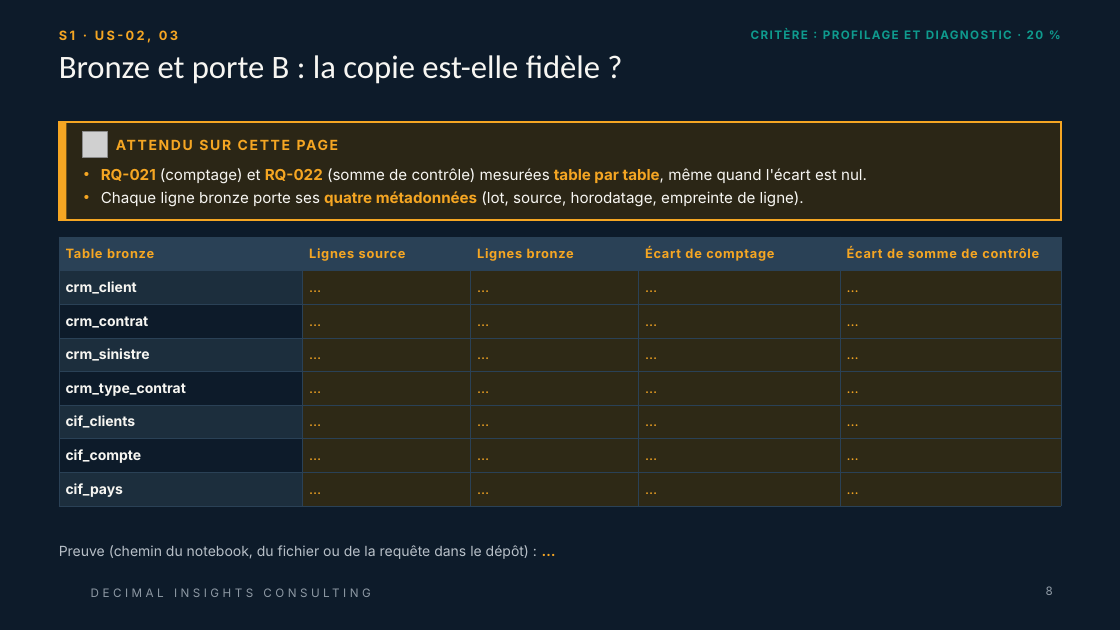
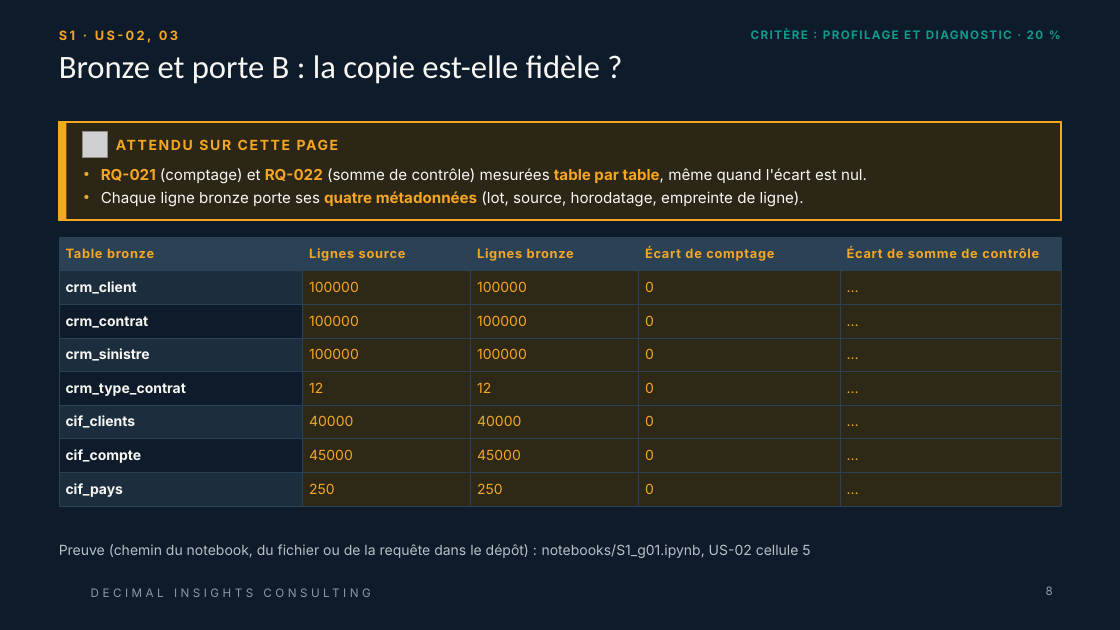
Before and after one commit to Samii05/td-qualite-g01, a slide deck: slide 8 of livrables/Livrable_Groupe_TD_AssurConnect.pptx. Drawn at 1120x630 pixels with LibreOffice and Linux fonts; fonts in the diff are those of the drawing; grey boxes stand for pictures; background and template pictures are left out. Boxes give left, top, right and bottom in pixels: in the first picture for what was removed or moved away, otherwise in the second. Text is boxed around its words. In the diff, an @@ line names an element or a change of style, - is before the commit and + after.

Commit message:
S1:(US-02) ingestion bronze des 7 tables, métadonnées et relance sans doublon

```diff
--- a/livrables/Livrable_Groupe_TD_AssurConnect.pptx
+++ b/livrables/Livrable_Groupe_TD_AssurConnect.pptx
@@ table at (59,237,1061,506) @@
-row 2: crm_client | … | … | … | …
+row 2: crm_client | 100000 | 100000 | 0 | …
-row 3: crm_contrat | … | … | … | …
+row 3: crm_contrat | 100000 | 100000 | 0 | …
-row 4: crm_sinistre | … | … | … | …
+row 4: crm_sinistre | 100000 | 100000 | 0 | …
-row 5: crm_type_contrat | … | … | … | …
+row 5: crm_type_contrat | 12 | 12 | 0 | …
-row 6: cif_clients | … | … | … | …
+row 6: cif_clients | 40000 | 40000 | 0 | …
-row 7: cif_compte | … | … | … | …
+row 7: cif_compte | 45000 | 45000 | 0 | …
-row 8: cif_pays | … | … | … | …
+row 8: cif_pays | 250 | 250 | 0 | …
@@ text at (59,544,810,558): text changed @@
-Preuve (chemin du notebook, du fichier ou de la requête dans le dépôt) : …
+Preuve (chemin du notebook, du fichier ou de la requête dans le dépôt) : notebooks/S1_g01.ipynb, US-02 cellule 5
```
Also in this commit, not shown: 1 other slide changed, 1 other file.
